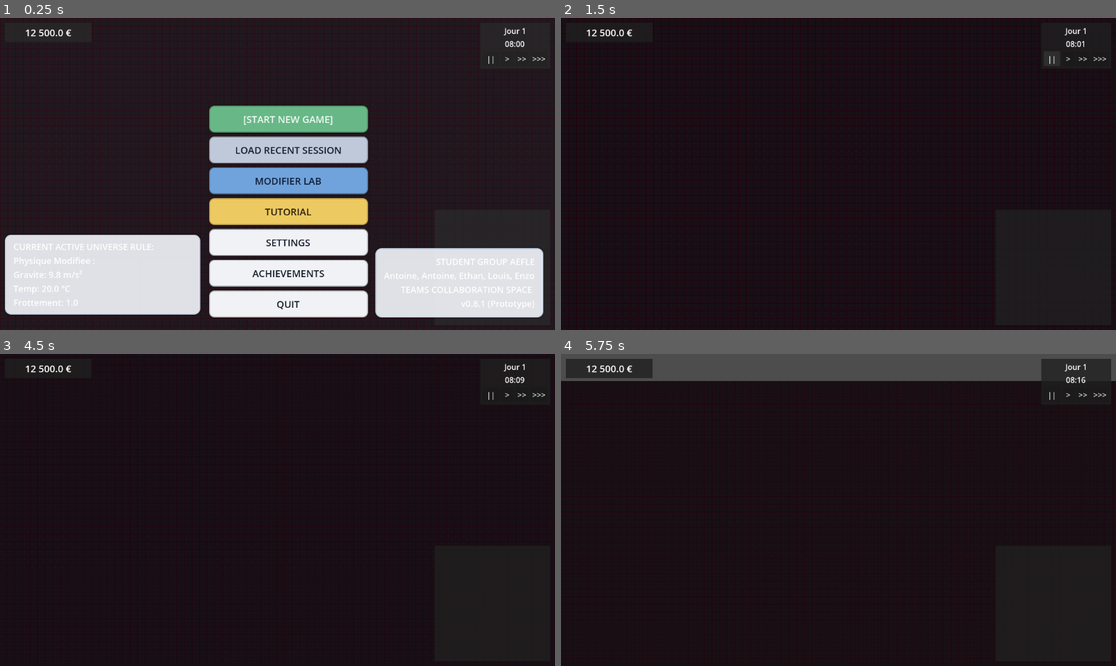
Above: before the commit, frames 1-4 (two rows, left to right).
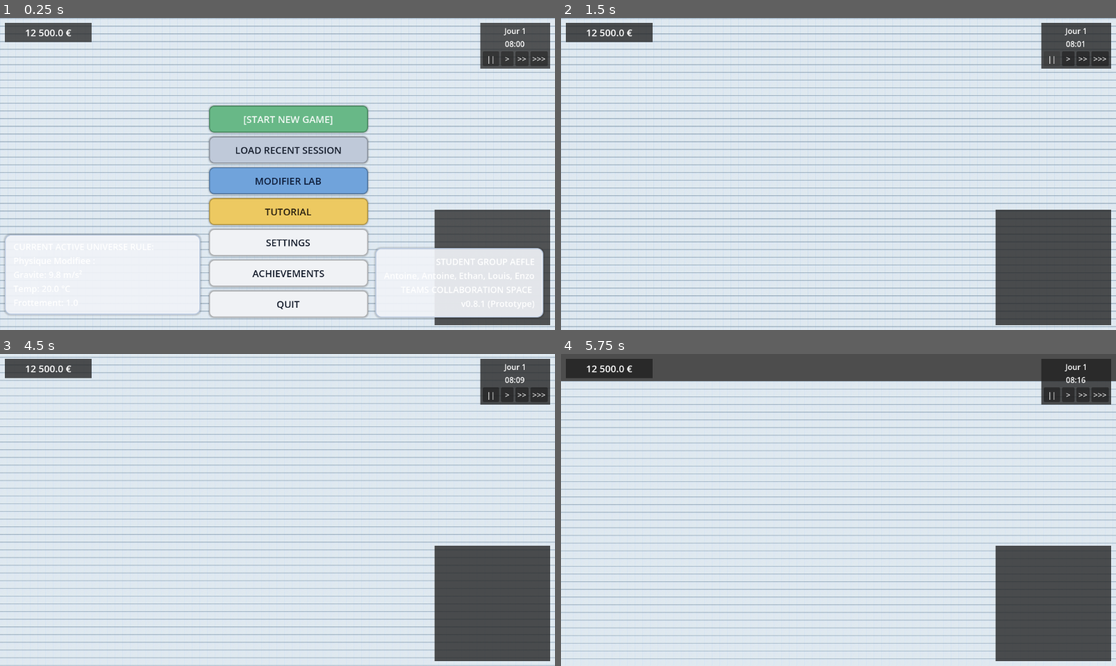
Above: after the commit, the same moments.

Repository: AApoLLoo/Projet
Game: Godot game, scene res://scene/main_menu.tscn
Same seed, same stepped clock (60 frames per second), same inputs: the game is played once before the commit and once after it.
Inputs (mouse positions are in pixels of both pictures, inside the frame that each line leads up to):
- Up to frame 1 (0.25 s): no input
- Up to frame 2 (1.5 s): click "[START NEW GAME]" at 0.5 s; click "||" at 1.25 s
- Up to frame 3 (4.5 s): click ">" at 2 s; click ">>" at 2.75 s; click ">>>" at 3.5 s; tap Enter at 4.25 s; move the mouse to (399, 494) at 4.27 s; hold D from 4.28 s (still down); tap Down (camera_down) at 4.35 s; click (399, 494) at 4.42 s
- Up to frame 4 (5.75 s): release D at 5 s; tap Space at 5 s; drag from (727, 525) to (810, 572) at 5.02 s

The runs differ from the first frame. In frame 1, 67% of the frame differs, in the area x 0-100%, y 0-100%; in frame 2, 99%; in frame 3, 99%; in frame 4, 91%.

Commit message:
Add Tuiles_stan texture and update level tileset
Add new asset Tuiles_stan.png with its import settings and switch the level scene to use it. Updated scene/level.tscn to replace the previous texture reference, expand the TileSet atlas source grid, adjust resource entries (script/texture UIDs and ext_resources), set CanvasModulate to invisible, and fix the TileMapLayer script reference to the floor.gd script. Also bumped the scene UID in scene/lab_editor.tscn.

Diff:
--- a/scene/level.tscn
+++ b/scene/level.tscn
@@ -1,12 +1,12 @@
-[gd_scene format=3 uid="uid://b4bnjoqf12g83"]
+[gd_scene format=3 uid="uid://d06nouei2i3yl"]
 
-[ext_resource type="Script" uid="uid://k84hls15n7gq" path="res://scene/camera_controller.gd" id="3_0bn3b"]
+[ext_resource type="Script" path="res://scene/camera_controller.gd" id="3_0bn3b"]
 [ext_resource type="Script" uid="uid://dokhhfob5h6be" path="res://scene/level.gd" id="4_q3wyj"]
-[ext_resource type="Script" uid="uid://bx6id27enx61e" path="res://script/DayNightCycle.gd" id="5_ukt71"]
-[ext_resource type="Texture2D" uid="uid://31twxhbxjm57" path="res://asset/IndustrialTile_14.png" id="6_bddx0"]
-[ext_resource type="Script" uid="uid://dicss5mejclyn" path="res://script/AutoLight.gd" id="6_ismto"]
+[ext_resource type="Script" path="res://script/DayNightCycle.gd" id="5_ukt71"]
+[ext_resource type="Script" path="res://script/AutoLight.gd" id="6_ismto"]
+[ext_resource type="Script" uid="uid://d2gs4e03solck" path="res://scene/floor.gd" id="7_aw33w"]
 [ext_resource type="PackedScene" path="res://scene/hud.tscn" id="7_bddx0"]
-[ext_resource type="Script" uid="uid://d2gs4e03solck" path="res://scene/floor.gd" id="7_u2b8d"]
+[ext_resource type="Texture2D" uid="uid://bptn8q5sk28r5" path="res://asset/Tuiles_stan.png" id="7_u2b8d"]
 
 [sub_resource type="Gradient" id="Gradient_bddx0"]
 offsets = PackedFloat32Array(0, 0.5106383, 1)
@@ -19,15 +19,92 @@
 gradient = SubResource("Gradient_u2b8d")
 fill_from = Vector2(0, 1)
 
-[sub_resource type="TileSetAtlasSource" id="TileSetAtlasSource_bddx0"]
-texture = ExtResource("6_bddx0")
+[sub_resource type="TileSetAtlasSource" id="TileSetAtlasSource_ktmlt"]
+texture = ExtResource("7_u2b8d")
 0:0/0 = 0
 1:0/0 = 0
+2:0/0 = 0
+3:0/0 = 0
+4:0/0 = 0
+5:0/0 = 0
+6:0/0 = 0
+7:0/0 = 0
+8:0/0 = 0
 0:1/0 = 0
 1:1/0 = 0
+2:1/0 = 0
+3:1/0 = 0
+4:1/0 = 0
+5:1/0 = 0
+6:1/0 = 0
+7:1/0 = 0
+8:1/0 = 0
+0:2/0 = 0
+1:2/0 = 0
+2:2/0 = 0
+3:2/0 = 0
+4:2/0 = 0
+5:2/0 = 0
+6:2/0 = 0
+7:2/0 = 0
+8:2/0 = 0
+0:3/0 = 0
+1:3/0 = 0
+2:3/0 = 0
+3:3/0 = 0
+4:3/0 = 0
+5:3/0 = 0
+6:3/0 = 0
+7:3/0 = 0
+8:3/0 = 0
+0:4/0 = 0
+1:4/0 = 0
+2:4/0 = 0
+3:4/0 = 0
+4:4/0 = 0
+5:4/0 = 0
+6:4/0 = 0
+7:4/0 = 0
+8:4/0 = 0
+0:5/0 = 0
+1:5/0 = 0
+2:5/0 = 0
+3:5/0 = 0
+4:5/0 = 0
+5:5/0 = 0
+6:5/0 = 0
+7:5/0 = 0
+8:5/0 = 0
+0:6/0 = 0
+1:6/0 = 0
+2:6/0 = 0
+3:6/0 = 0
+4:6/0 = 0
+5:6/0 = 0
+6:6/0 = 0
+7:6/0 = 0
+8:6/0 = 0
+0:7/0 = 0
+1:7/0 = 0
+2:7/0 = 0
+3:7/0 = 0
+4:7/0 = 0
+5:7/0 = 0
+6:7/0 = 0
+7:7/0 = 0
+8:7/0 = 0
+0:8/0 = 0
+1:8/0 = 0
+2:8/0 = 0
+3:8/0 = 0
+4:8/0 = 0
+5:8/0 = 0
+6:8/0 = 0
+7:8/0 = 0
+8:8/0 = 0
 
 [sub_resource type="TileSet" id="TileSet_u2b8d"]
-sources/1 = SubResource("TileSetAtlasSource_bddx0")
+sources/1 = SubResource("TileSetAtlasSource_ktmlt")
 
 [node name="Level" type="Node2D" unique_id=1328862578]
 script = ExtResource("4_q3wyj")
@@ -38,6 +115,7 @@
 floor_path = NodePath("")
 
 [node name="CanvasModulate" type="CanvasModulate" parent="." unique_id=1676232311]
+visible = false
 script = ExtResource("5_ukt71")
 day_night_gradient = SubResource("Gradient_bddx0")
 
Binary file added: asset/Tuiles_stan.png
Not shown, added: asset/Tuiles_stan.png.import
Not shown: 1 places in scene/lab_editor.tscn that only renumber resources
Not shown: 1 places in scene/level.tscn that only renumber resources
